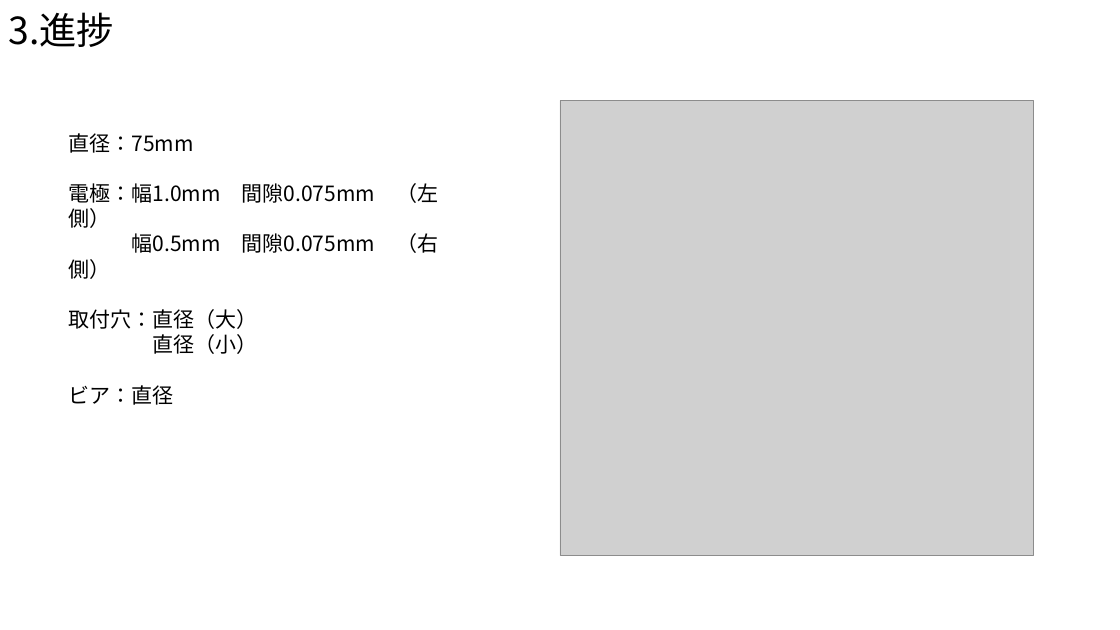
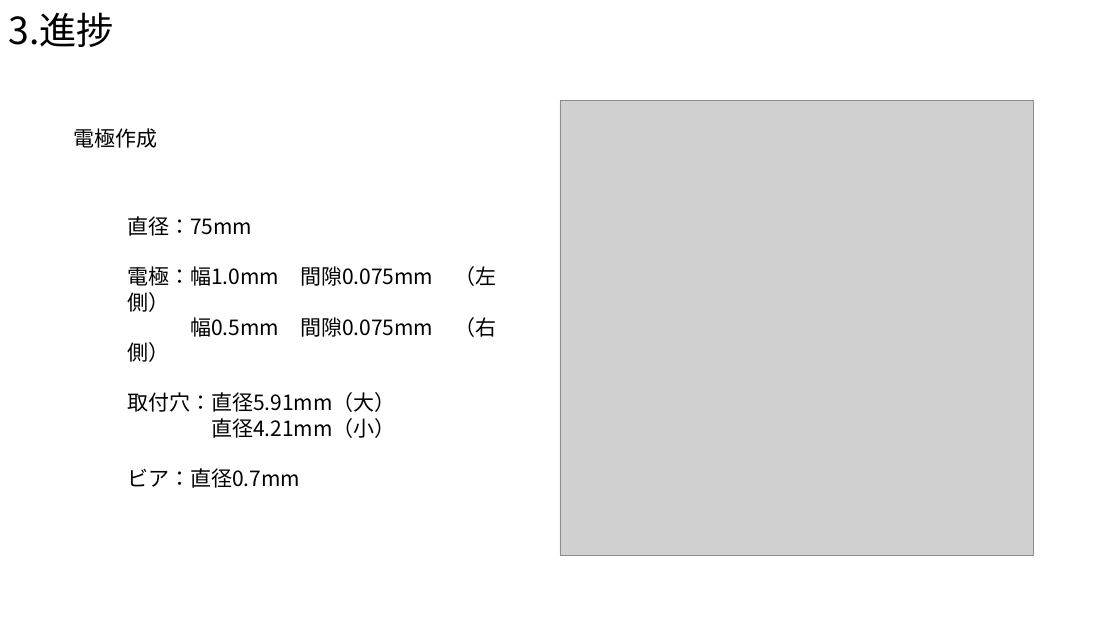
Before and after one commit to Takeuchi-yuya/Ksimulation, a slide deck: slide 9 of docs/最終発表.pptx (slide 7 before the commit). Drawn at 1120x630 pixels with LibreOffice and Linux fonts; fonts in the diff are those of the drawing; grey boxes stand for pictures. Boxes give left, top, right and bottom in pixels: in the first picture for what was removed or moved away, otherwise in the second. Text is boxed around its words. In the diff, an @@ line names an element or a change of style, - is before the commit and + after.

```diff
--- a/docs/最終発表.pptx
+++ b/docs/最終発表.pptx
@@ text added at (73,128,157,148), 18 pt, text #000000 @@
+電極作成
@@ text "直径：75mm": place and size @@
-text "直径：75mm" at (69,133,438,405)
+text "直径：75mm" at (127,216,496,488)
@@ text at (127,392,396,488): text changed @@
-取付穴：直径（大）
-直径（小）
-ビア：直径
+取付穴：直径5.91mm（大）
+直径4.21mm（小）
+ビア：直径0.7mm
```
Also in this commit, not shown: 6 other slides changed, 2 slides added, 1 slide removed.
